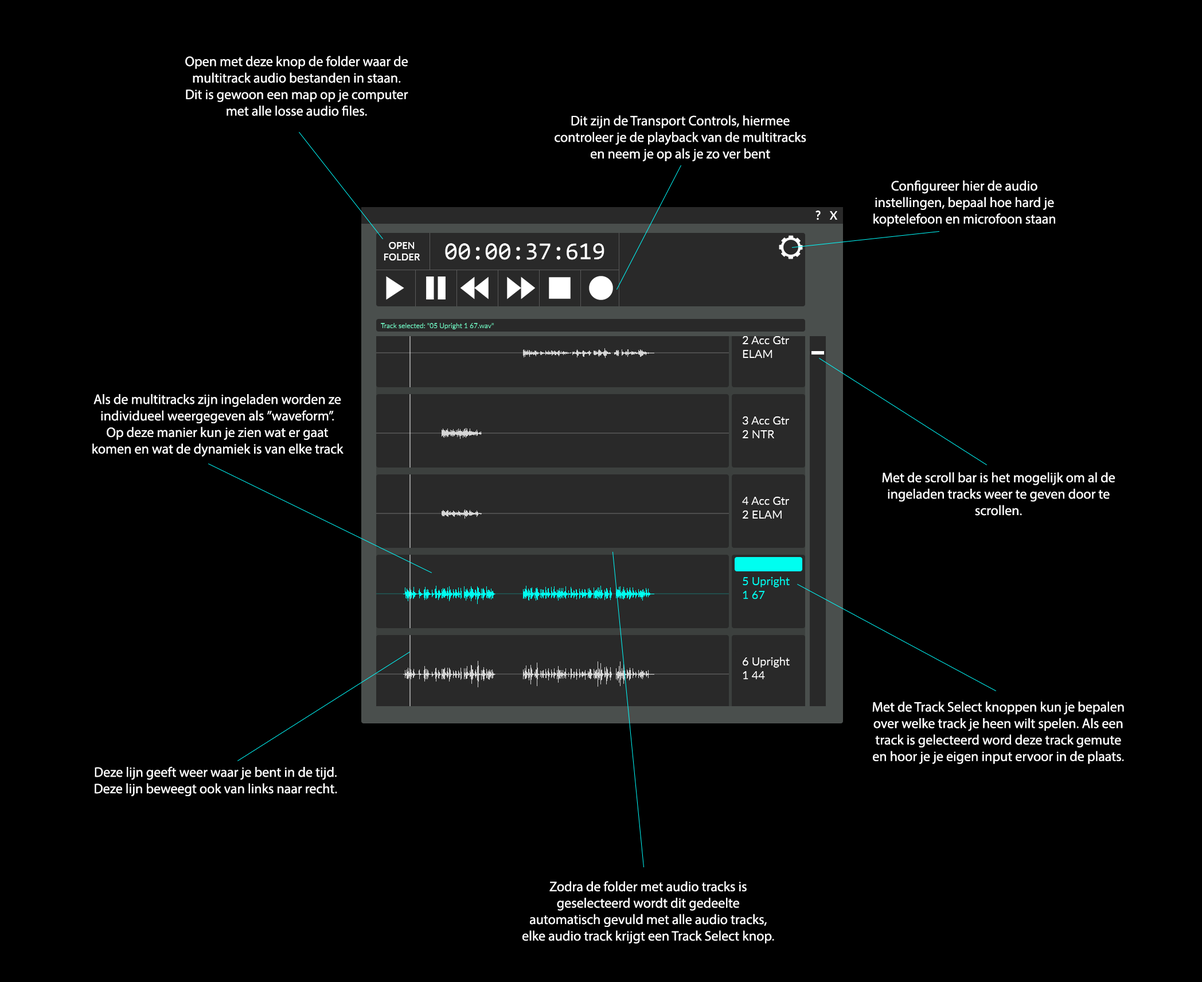
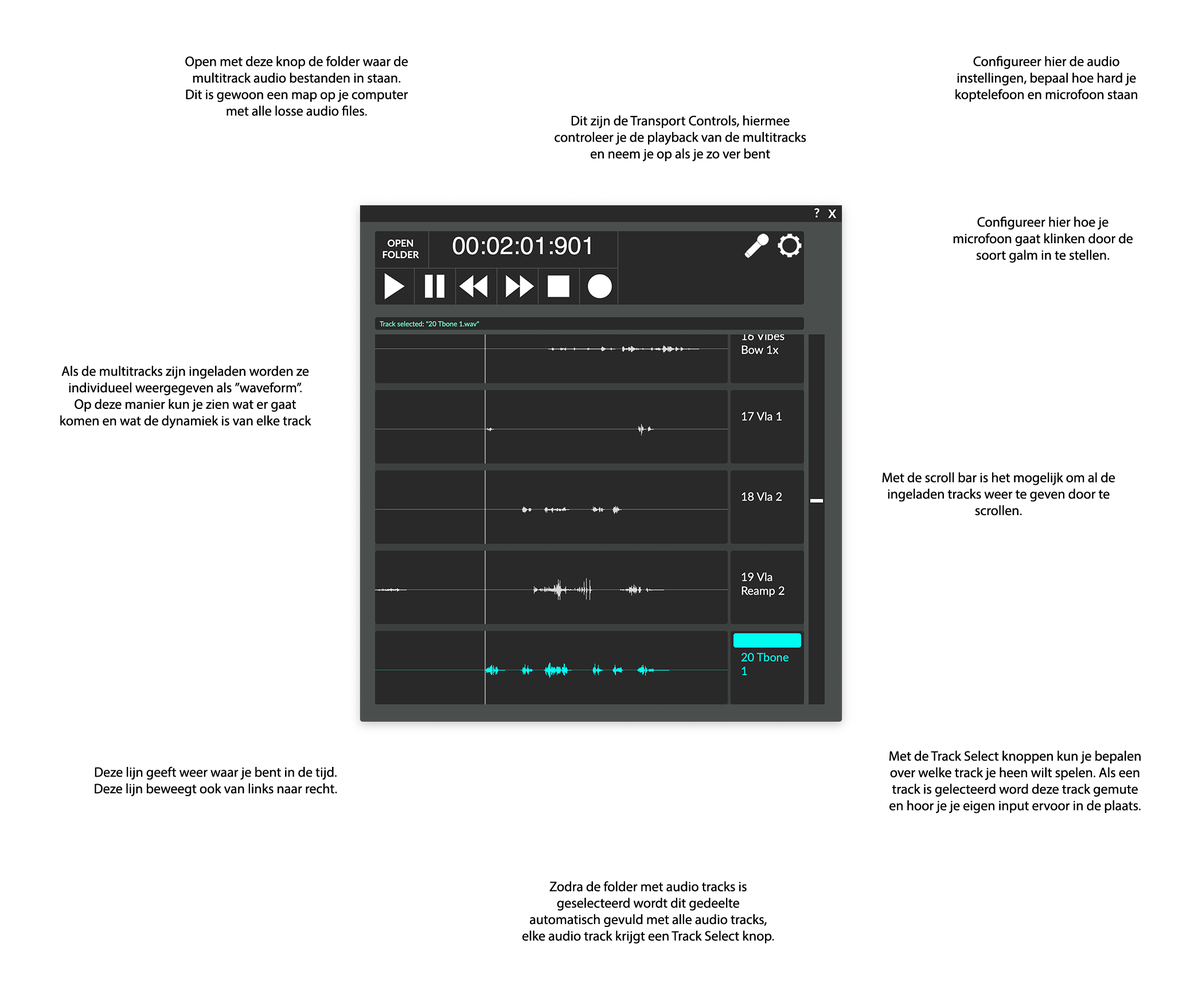
Two versions of the same layered image (1202 x 982). Layer-by-layer changes:
removed layer "Shape 8" from group "info2 copy 6" over [612, 551, 644, 867]
painted on "Zodra de folder met audio tracks is geselecteerd wordt dit gede" over [522, 880, 774, 944]
removed layer "Shape 7" from group "info2 copy 5" over [818, 357, 987, 465]
painted on "Met de scroll bar is het mogelijk om al de ingeladen tracks wee" over [881, 471, 1115, 516]
removed layer "Shape 9" from group "info2 copy 4" over [796, 583, 996, 691]
painted on "Met de Track Select knoppen kun je bepalen over welke track je" over [872, 701, 1141, 813]
removed layer "Shape 5" from group "info2 copy 3" over [237, 651, 410, 761]
painted on "Deze lijn geeft weer waar je bent in de tijd. Deze lijn beweegt" over [94, 765, 338, 796]
removed layer "Shape 4" from group "info2 copy 2" over [208, 463, 432, 573]
painted on "Als de multitracks zijn ingeladen worden ze individueel weergeg" over [60, 365, 344, 457]
removed layer "Shape 3" from group "info2 copy" over [616, 165, 682, 290]
painted on "Dit zijn de Transport Controls, hiermee controleer je de playba" over [554, 115, 807, 162]
painted on "Open met deze knop de folder waar de multitrack audio bestande" over [185, 55, 409, 116]
removed layer "Shape 1" from group "info2" over [298, 131, 383, 240]
added group "info1 kopiëren" with 1 layers above "info1" over [952, 216, 1133, 263]
added layer "Configureer hier hoe je microfoon gaat klinken door de soort ga" in group "info1 kopiëren" over [952, 216, 1133, 263]
removed layer "Shape 2" from group "info1" over [791, 231, 940, 248]
painted on "Configureer hier de audio instellingen, bepaal hoe hard je kopt" over [873, 55, 1137, 227]
added layer "Screenshot 2020-05-21 at 15.02.13" above "Layer 1" over [349, 196, 853, 735]
hid "Layer 1" over [341, 180, 860, 749]
hid "Rectangle 1" over [0, 0, 1202, 982]
